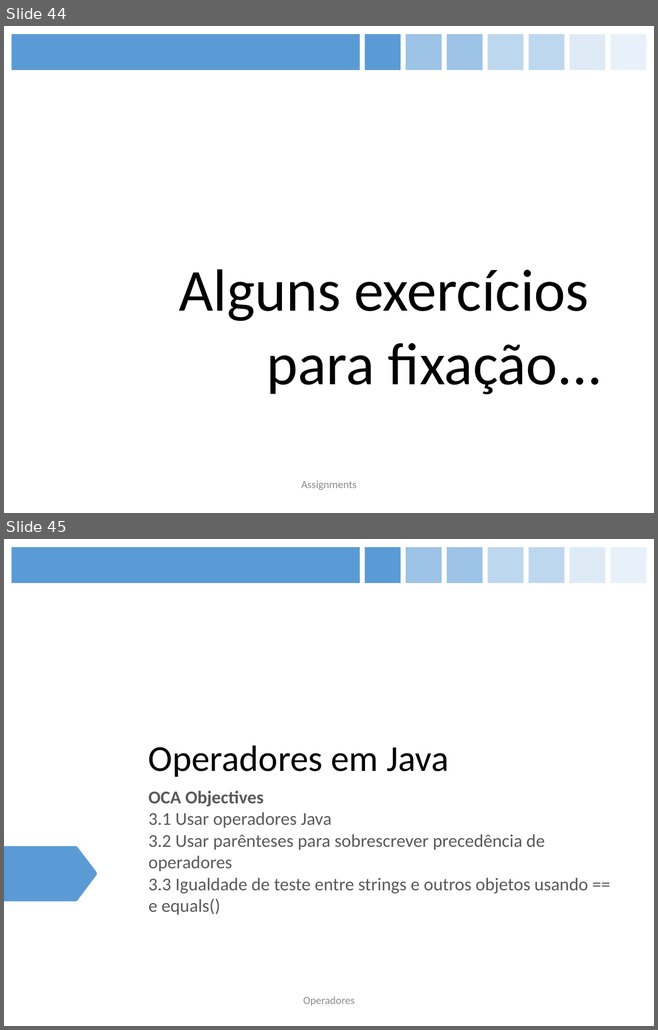
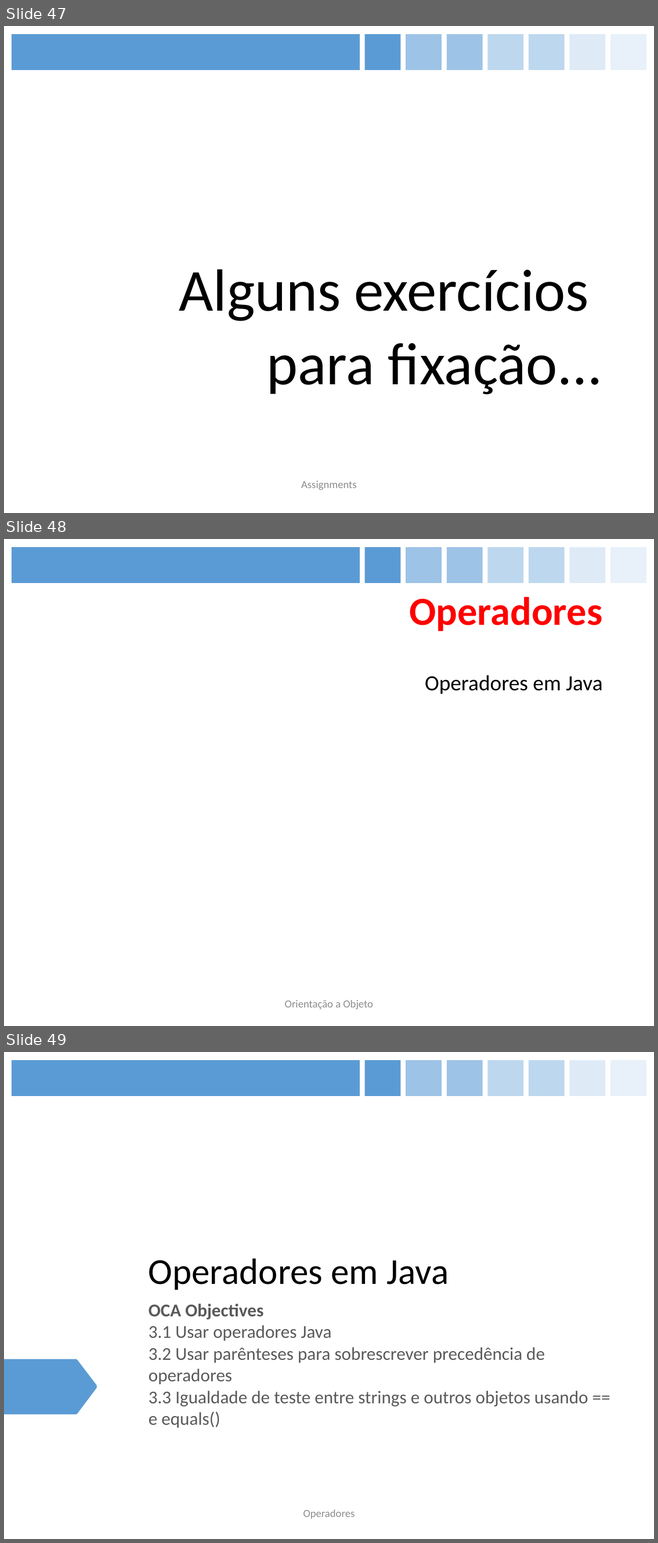
Before and after one commit to figueiredojrr/treinamentoJavaSeOcaAgosto, a slide deck: TreinamentoJavaSeOca/documentos/apresentação/OCA.pptx. Shown one above the other, each under a label of ours: slides 44 and 45 before the commit, slides 47, 48 and 49 after it. The pictures are 658x1030 and 658x1543 pixels, drawn with LibreOffice and Linux fonts; fonts in the diff are those of the drawing. Boxes give left, top, right and bottom in pixels: in the first picture for what was removed or moved away, otherwise in the second. Text is boxed around its words. In the diff, an @@ line names an element or a change of style, - is before the commit and + after.

```diff
--- a/TreinamentoJavaSeOca/documentos/apresentação/OCA.pptx
+++ b/TreinamentoJavaSeOca/documentos/apresentação/OCA.pptx
@@ slide 48 added at (4, 539, 654, 1026), background #FFFFFF; not listed: 8 template elements that a slide beside it also shows @@
@@ title added at (409, 597, 603, 631), 44 pt, text #FF0000, bold @@
+Operadores
@@ text added at (424, 675, 602, 694), 24 pt, text #000000 @@
+Operadores em Java
@@ text added at (285, 1000, 373, 1009), 12 pt, text #8C8C8C @@
+Orientação a Objeto
@@ what was slide 44 is now slide 47 @@
@@ what was slide 45 is now slide 49 @@
```
Also in this commit, not shown: 4 slides changed, 8 other slides added.
